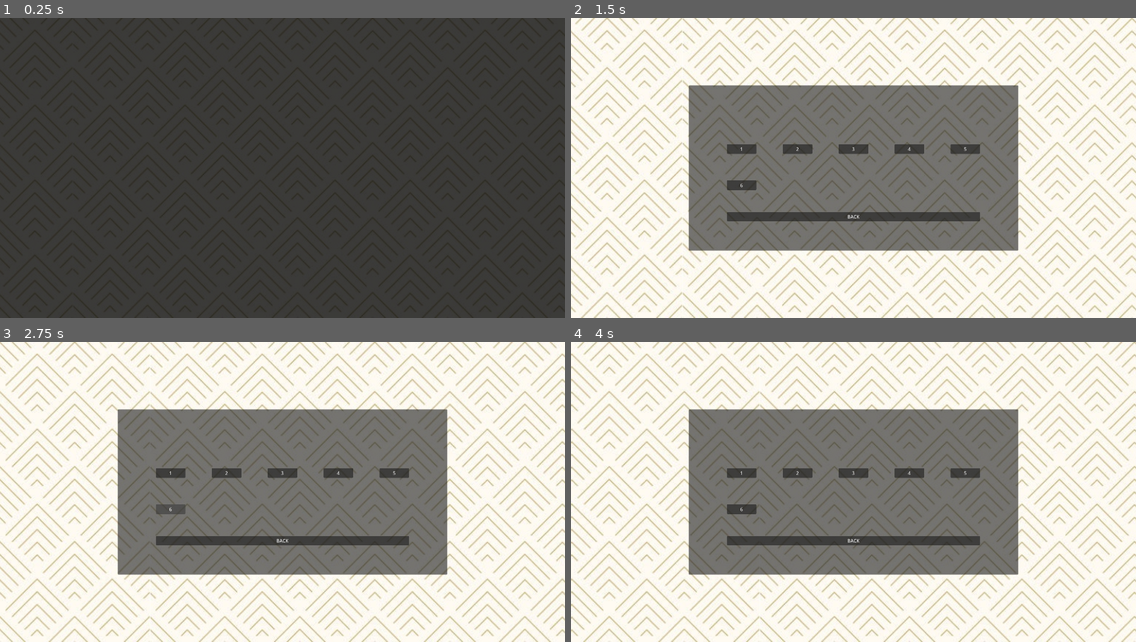
Above: before the commit, frames 1-4 (two rows, left to right).
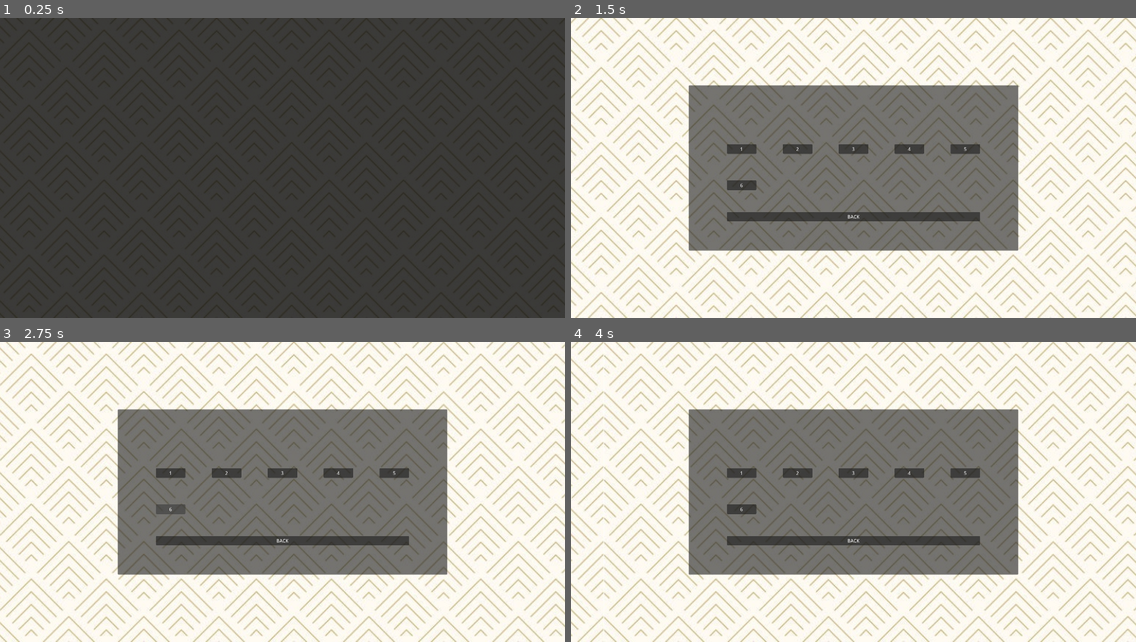
Above: after the commit, the same moments.

Repository: summer-game-jam/DAGDC_GameJam
Game: Godot game, scene res://Main/main.tscn
Two runs of this game, one before a commit and one after it. Both use one fixed random seed, a clock stepped at 60 frames per second and the inputs below.
Inputs (mouse positions are in pixels of both pictures, inside the frame that each line leads up to):
- Up to frame 1 (0.25 s): no input
- Up to frame 2 (1.5 s): move the mouse to (977, 153) at 0.52 s; hold D (right) 0.53-1.25 s; click (977, 153) at 0.6 s; tap Space (jump) at 0.77 s; click "Start" at 1.25 s
- Up to frame 3 (2.75 s): move the mouse to (169, 507) at 2.02 s; hold D (right) from 2.03 s (still down); right-click (169, 507) at 2.1 s; tap Space (jump) at 2.27 s
- Up to frame 4 (4 s): move the mouse to (910, 426) at 2.77 s; release D (right) at 2.78 s; hold A (left) 2.78-3.53 s; click (910, 426) at 2.85 s; move the mouse to (825, 552) at 3.52 s; hold D (right) from 3.53 s (still down); right-click (825, 552) at 3.6 s; click (825, 552) at 3.67 s; tap Space (jump) at 3.77 s

The runs differ from the first frame. In frame 1, less than 0.1% of the frame differs, in the area x 11-92%, y 0-72%; in frame 2, 27%, in the area x 0-100%, y 0-100%; in frame 3, 27%; in frame 4, 27%.

Commit message:
Loader works now
Loader and ui controller fully connected. Level select buttons dynamically load.

Diff:
--- a/Main/Main.gd
+++ b/Main/Main.gd
@@ -20,5 +20,11 @@
 	level_loader.load_next_level()
 
 func _on_level_request(level: int) -> void:
-	#ui_controller.hide_level_select()
+	ui_controller.hide_level_select()
 	level_loader.load_level(level)
+
+func _on_level_loader_level_menu_request() -> void:
+	ui_controller.show_level_menu()
+
+func _on_ui_controller_deload_level_request() -> void:
+	level_loader.deload_level()
--- a/Main/level_loader/level_loader.tscn
+++ b/Main/level_loader/level_loader.tscn
@@ -1,6 +1,6 @@
 [gd_scene load_steps=2 format=3 uid="uid://rsvl1irr3884"]
 
-[ext_resource type="Script" uid="uid://d3752cy5vxsf5" path="res://Scripts/Scenes/level_loader.gd" id="1_21e4v"]
+[ext_resource type="Script" uid="uid://d3752cy5vxsf5" path="res://Misc_Scripts/Scenes/level_loader.gd" id="1_21e4v"]
 
 [node name="LevelLoader" type="Node"]
 script = ExtResource("1_21e4v")
--- a/Main/main.tscn
+++ b/Main/main.tscn
@@ -15,7 +15,7 @@
 
 [node name="ParallaxLayer" type="ParallaxLayer" parent="ParallaxBackground"]
 motion_scale = Vector2(2.5, 2.5)
-motion_offset = Vector2(3.21169e+06, 0)
+motion_offset = Vector2(3.38558e+06, 0)
 motion_mirroring = Vector2(4590, 0)
 script = ExtResource("5_liyct")
 
@@ -31,6 +31,8 @@
 
 [node name="UIController" parent="." instance=ExtResource("6_liyct")]
 
+[connection signal="level_menu_request" from="LevelLoader" to="." method="_on_level_loader_level_menu_request"]
+[connection signal="deload_level_request" from="UIController" to="." method="_on_ui_controller_deload_level_request"]
 [connection signal="level_request" from="UIController" to="." method="_on_level_request"]
 [connection signal="next_level_request" from="UIController" to="." method="_on_next_level_request"]
 [connection signal="quit_request" from="UIController" to="." method="_on_quit_request"]
--- a/Main/menu_ui/controller/ui_controller.tscn
+++ b/Main/menu_ui/controller/ui_controller.tscn
@@ -1,9 +1,9 @@
 [gd_scene load_steps=5 format=3 uid="uid://efjob33rrb2s"]
 
 [ext_resource type="Script" uid="uid://cc2nmctwbcg5e" path="res://Main/ui_controller.gd" id="1_ibdv5"]
-[ext_resource type="PackedScene" uid="uid://b64hu8w8db2fd" path="res://Main/menu_ui/title_ui.tscn" id="2_m37ue"]
+[ext_resource type="PackedScene" uid="uid://b64hu8w8db2fd" path="res://Main/menu_ui/controller/title_ui.tscn" id="2_m37ue"]
 [ext_resource type="PackedScene" uid="uid://ckn8m7wgq7735" path="res://Main/menu_ui/controller/level_select.tscn" id="3_ibdv5"]
-[ext_resource type="PackedScene" uid="uid://c2jgxxsmm2cnj" path="res://Main/menu_ui/level_menu.tscn" id="4_1lfnu"]
+[ext_resource type="PackedScene" uid="uid://c2jgxxsmm2cnj" path="res://Main/menu_ui/controller/level_menu.tscn" id="4_1lfnu"]
 
 [node name="ui_controller" type="CanvasLayer"]
 script = ExtResource("1_ibdv5")
@@ -16,4 +16,9 @@
 [node name="LevelMenu" parent="." instance=ExtResource("4_1lfnu")]
 visible = false
 
+[connection signal="quit_request" from="title_ui" to="." method="_on_title_ui_quit_request"]
+[connection signal="start_request" from="title_ui" to="." method="_on_title_ui_start_request"]
 [connection signal="level_request" from="LevelSelect" to="." method="_on_level_request"]
+[connection signal="main_menu_request" from="LevelSelect" to="." method="_on_level_select_main_menu_request"]
+[connection signal="main_menu_request" from="LevelMenu" to="." method="_on_level_menu_main_menu_request"]
+[connection signal="next_level_request" from="LevelMenu" to="." method="_on_level_menu_next_level_request"]
--- a/Main/ui_controller.gd
+++ b/Main/ui_controller.gd
@@ -4,42 +4,51 @@
 signal quit_request
 signal next_level_request
 signal level_request(level: int)
+signal deload_level_request
 
 @onready var title: TitleUI = $title_ui
 @onready var level_select: LevelSelect = $LevelSelect
 @onready var level_menu: LevelMenu = $LevelMenu
 
-func _ready() -> void:
-	title.connect("start_request", _on_start_request)
-	title.connect("quit_request", _on_quit_request)
-	level_select.connect("level_request", _on_level_request)
-	level_select.connect("main_menu_request", _on_main_menu_request)
-	level_menu.connect("next_level_request", _on_next_level_request)
-	level_menu.connect("main_menu_request", _on_main_menu_request)
-
-func _on_start_request() -> void:
-	if level_select:
-		title.hide()
-		level_menu.hide()
-		level_select.show()
-
-func _on_quit_request() -> void:
-	emit_signal("quit_request")
-
 func _on_level_request(level: int) -> void:
 	emit_signal("level_request", level)
 
-func _on_next_level_request() -> void:
-	emit_signal("next_level_request")
+func show_level_menu() -> void:
+	level_menu.show()
 
-func _on_main_menu_request() -> void:
+func hide_level_menu() -> void:
+	level_menu.hide()
+
+func show_level_select() -> void:
+	level_select.show()
+
+func hide_level_select() -> void:
+	level_select.hide()
+
+
+func _on_level_menu_main_menu_request() -> void:
+	emit_signal("deload_level_request")
 	if title:
 		level_select.hide()
 		level_menu.hide()
 		title.show()
 
-func hide_level_menu() -> void:
-	level_menu.hide()
+func _on_level_menu_next_level_request() -> void:
+	emit_signal("next_level_request")
 
-func hide_level_select() -> void:
-	level_select.hide()
+
+func _on_title_ui_quit_request() -> void:
+	emit_signal("quit_request")
+
+
+func _on_title_ui_start_request() -> void:
+	if level_select:
+		title.hide()
+		hide_level_menu()
+		show_level_select()
+
+
+func _on_level_select_main_menu_request() -> void:
+	if title:
+		hide_level_select()
+		title.show()
--- a/Misc_Scripts/Scenes/level_loader.gd
+++ b/Misc_Scripts/Scenes/level_loader.gd
@@ -38,14 +38,15 @@
 		# come back to this -> eric
 		current_level.queue_free()
 
-	current_map = directory + "/" + levels[level - 1]
-	print(current_map)
-	ResourceLoader.load_threaded_request(current_map)
-	current_level_number = level
+	if level <= len(levels):
+		current_map = directory + "/" + levels[level - 1]
+		print(current_map)
+		ResourceLoader.load_threaded_request(current_map)
+		current_level_number = level
 
-	loading_level = true
+		loading_level = true
 
-func unload_level() -> void:
+func deload_level() -> void:
 	if current_level:
 		current_level.queue_free()
 
Not shown: 1 places in Main/menu_ui/level_select.tscn that only renumber resources
